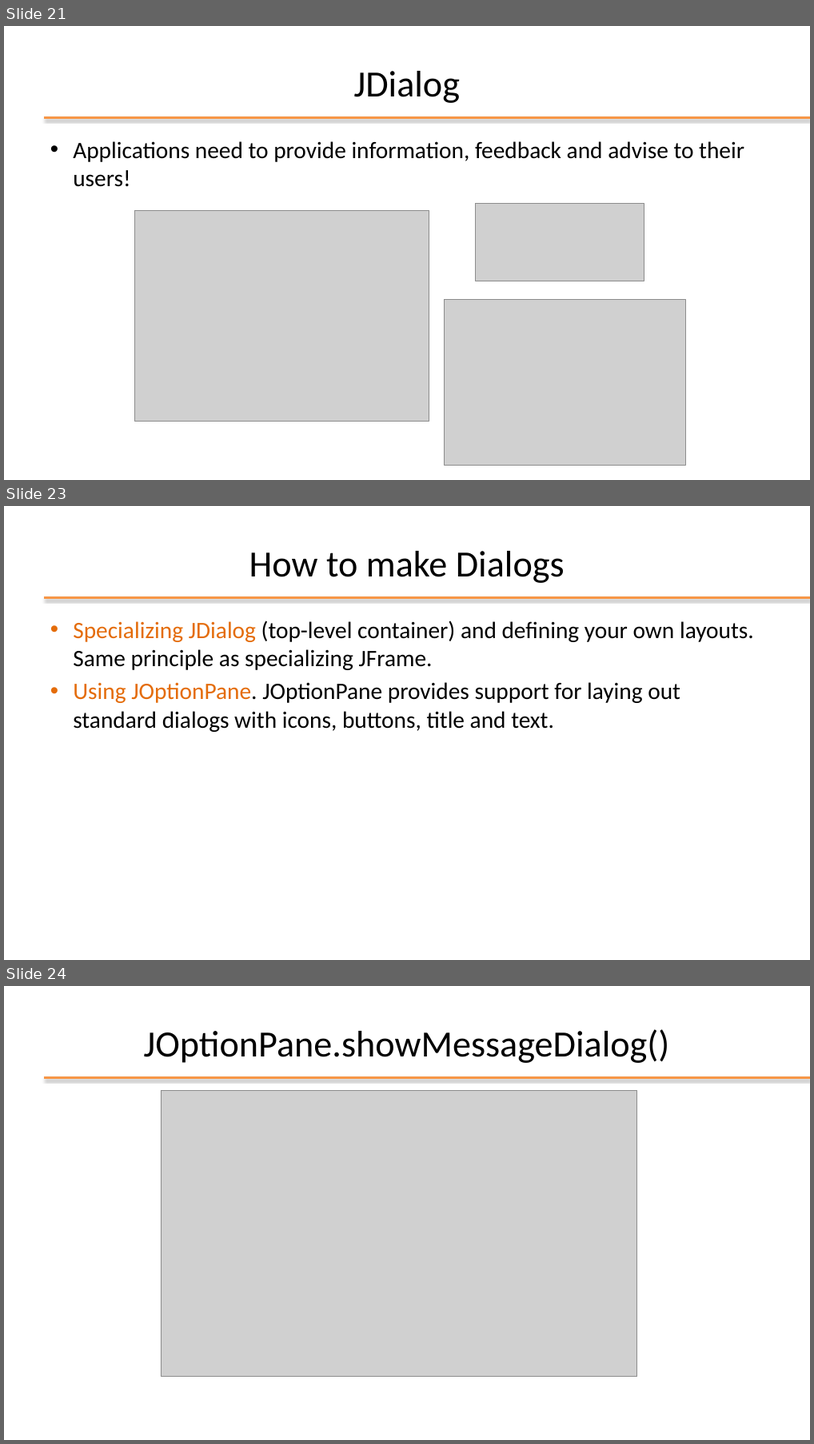
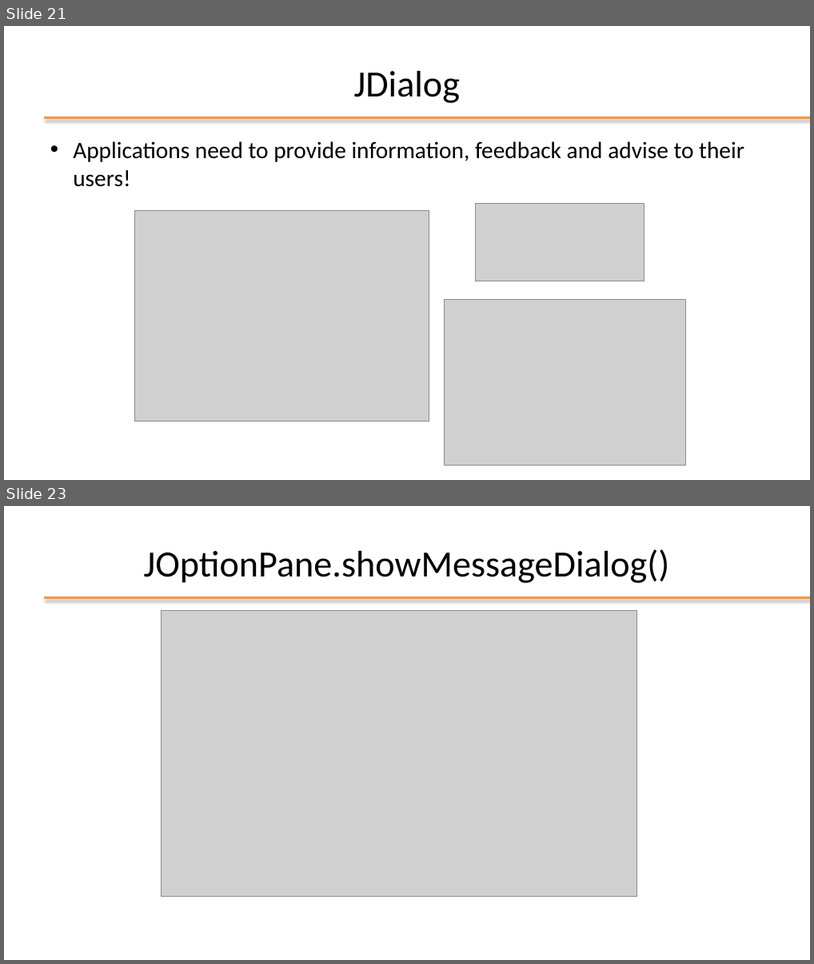
Before and after one commit to plctechnician/ooprogramming, a slide deck: java/slides/ppt/09 - Java Swing Framework.pptx. Shown one above the other, each under a label of ours: slides 21, 23 and 24 before the commit, slides 21 and 23 after it; the slides between them are not shown. The pictures are 814x1444 and 814x964 pixels, drawn with LibreOffice and Linux fonts; fonts in the diff are those of the drawing; grey boxes stand for pictures; background and template pictures are left out. Boxes give left, top, right and bottom in pixels: in the first picture for what was removed or moved away, otherwise in the second. Text is boxed around its words. In the diff, an @@ line names an element or a change of style, - is before the commit and + after.

```diff
--- a/java/slides/ppt/09 - Java Swing Framework.pptx
+++ b/java/slides/ppt/09 - Java Swing Framework.pptx
@@ slide 23 removed at (x1=4, y1=506, x2=810, y2=960), background #FFFFFF; not listed: 1 template element that a slide beside it also shows @@
@@ title removed at (x1=250, y1=551, x2=565, y2=583) @@
-How to make Dialogs
@@ text removed at (x1=73, y1=620, x2=754, y2=732) @@
-• Specializing JDialog (top-level container) and defining your own layouts. Same principle as specializing JFrame.
-• Using JOptionPane. JOptionPane provides support for laying out standard dialogs with icons, buttons, title and text.
@@ what was slide 24 is now slide 23 @@
```
Also in this commit, not shown: 4 slides changed, 1 other slide removed, 1 other file.
